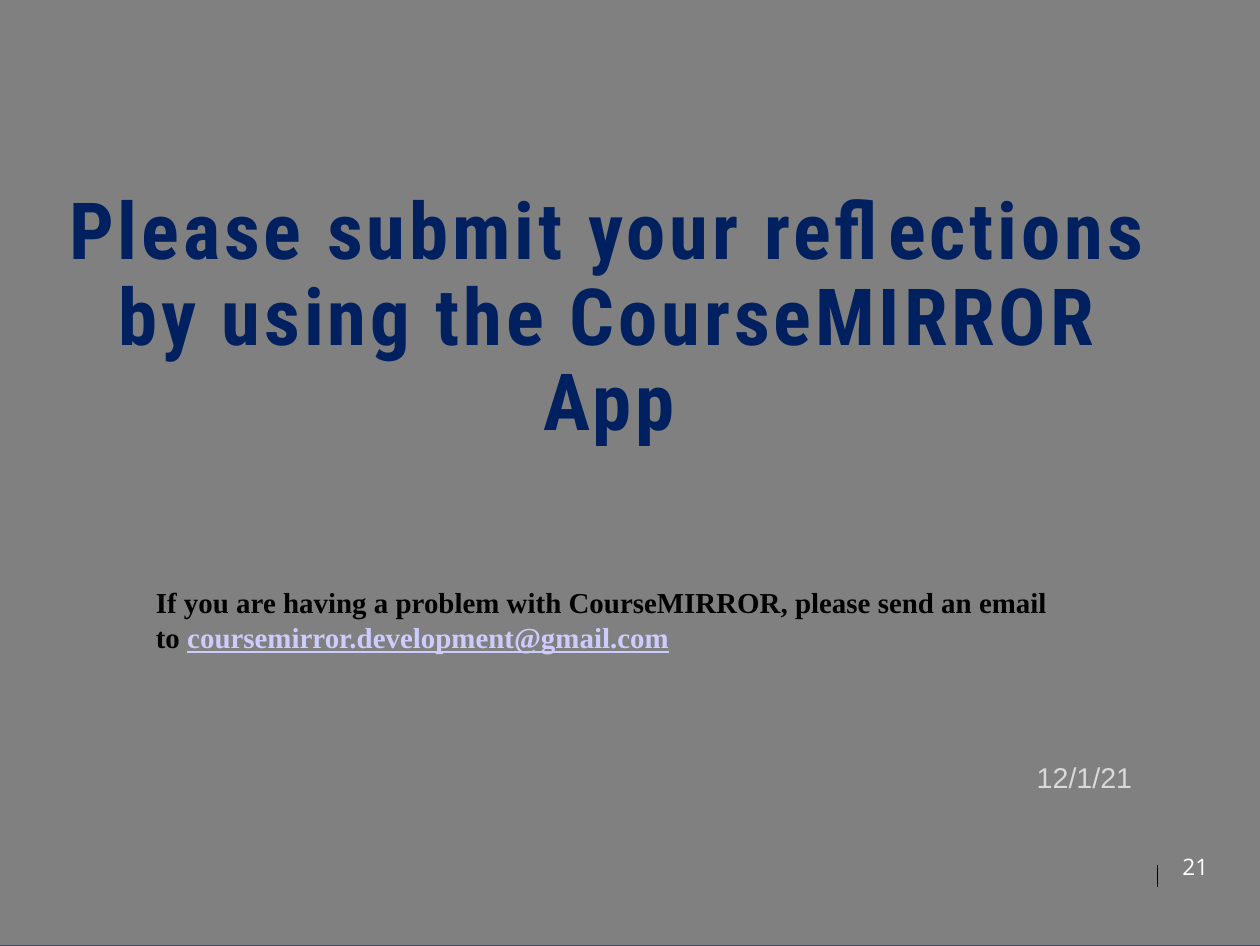
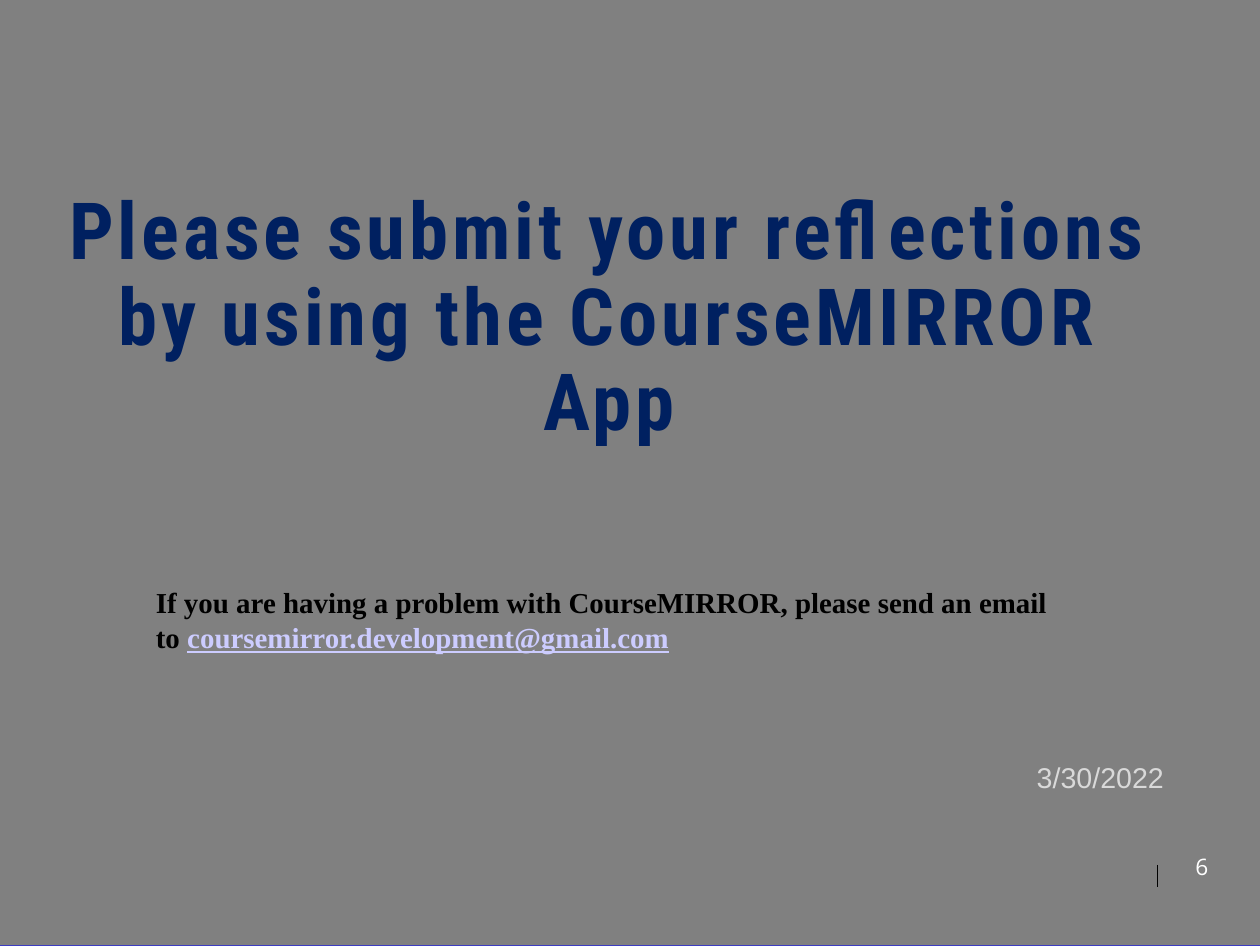
Before and after one commit to cs1501-2224/handouts, a slide deck: slide 6 of DraftSlides/Lecture22.pptx (slide 21 before the commit). Drawn at 1260x946 pixels with LibreOffice and Linux fonts; fonts in the diff are those of the drawing; background and template pictures are left out. Boxes give left, top, right and bottom in pixels: in the first picture for what was removed or moved away, otherwise in the second. Text is boxed around its words. In the diff, an @@ line names an element or a change of style, - is before the commit and + after.

Commit message:
Lecture 19

```diff
--- a/DraftSlides/Lecture22.pptx
+++ b/DraftSlides/Lecture22.pptx
@@ text at [1037, 767, 1164, 788]: text changed @@
-12/1/21
+3/30/2022
@@ page number at [1195, 858, 1208, 875]: text changed @@
-21
+6
```
Also in this commit, not shown: 15 slides removed, 2 other files.
